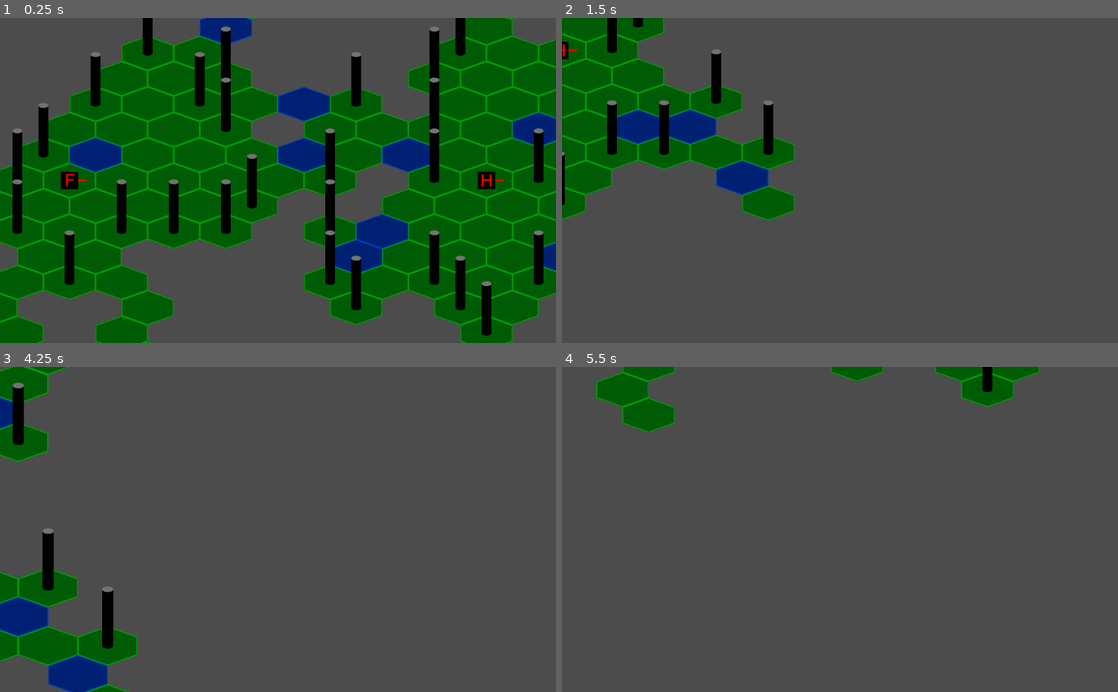
Above: before the commit, frames 1-4 (two rows, left to right).
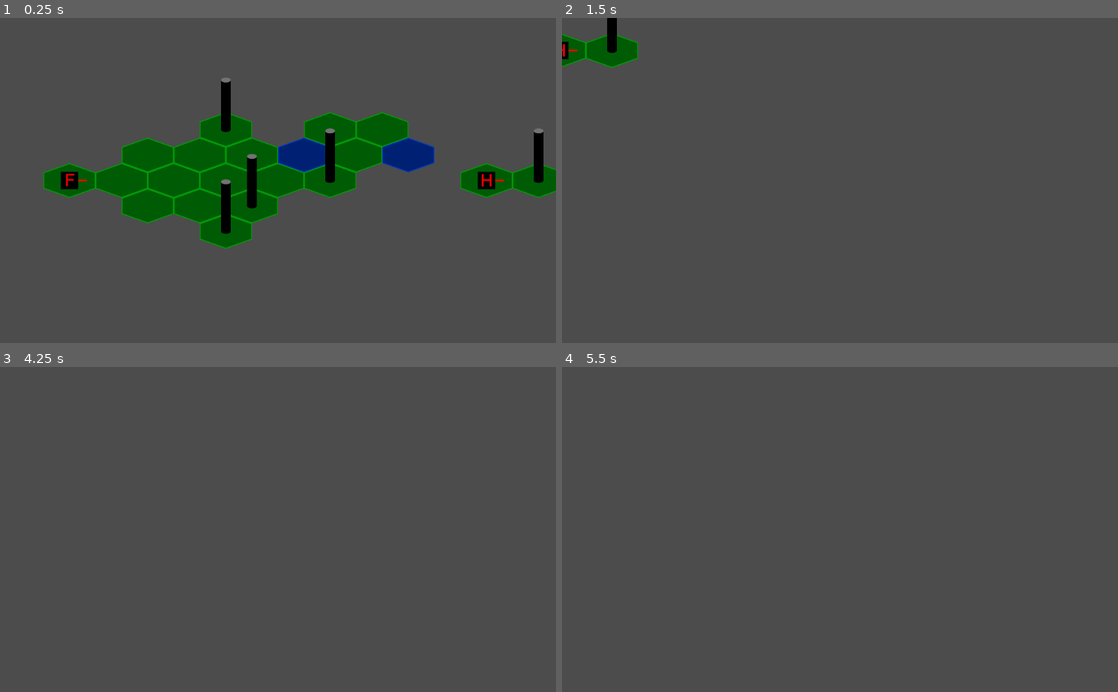
Above: after the commit, the same moments.

Repository: fat-beaver/hedgehog
Game: Godot game, scene res://battle.tscn
Two runs of this game, one before a commit and one after it. Both use one fixed random seed, a clock stepped at 60 frames per second and the inputs below.
Inputs (mouse positions are in pixels of both pictures, inside the frame that each line leads up to):
- Up to frame 1 (0.25 s): no input
- Up to frame 2 (1.5 s): tap Enter at 0.5 s; move the mouse to (962, 164) at 0.52 s; hold Right (move_right) 0.53-1.28 s; tap C (change_critter) at 0.6 s; move the mouse to (728, 196) at 1.27 s; hold Down (move_down) from 1.28 s (still down); tap Backspace (end_turn) at 1.35 s
- Up to frame 3 (4.25 s): move the mouse to (333, 458) at 2.02 s; release Down (move_down) at 2.03 s; hold Right (move_right) 2.03-2.78 s; click (333, 458) at 2.1 s; tap Space at 2.75 s; move the mouse to (250, 594) at 2.77 s; hold Up (move_up) 2.78-3.53 s; right-click (250, 594) at 2.85 s; tap Enter at 3.5 s; move the mouse to (444, 578) at 3.52 s; hold Left (move_left) from 3.53 s (still down); tap Mouse wheel up (zoom_in) at 3.6 s
- Up to frame 4 (5.5 s): move the mouse to (673, 480) at 4.27 s; tap Mouse wheel down (zoom_out) at 4.35 s; move the mouse to (867, 529) at 5.02 s; release Left (move_left) at 5.03 s; hold Down (move_down) from 5.03 s (still down); tap C (change_critter) at 5.1 s

The runs differ from the first frame. In frame 1, 51% of the frame differs, in the area x 0-100%, y 0-100%; in frame 2, 13%; in frame 3, 7.8%; in frame 4, 3.4%.
Error in both runs: Invalid type in function 'set_path' in base 'Node2D (HexPath.gd)'. Cannot convert argument 1 from Nil to Array. (res://Battle.gd:85)

Commit message:
Implemented facing for critters properly, so they can only see tiles they are facing

Diff:
--- a/Battle.gd
+++ b/Battle.gd
@@ -130,11 +130,16 @@
 	for hex in map.get_hexes_array():
 		if map.find_hex_distance(critter.get_location(), hex) == critter.get_view_range():
 			var distance: Vector2 = hex.get_centre_point() - critter.get_location().get_centre_point()
-			for i in range(critter.get_view_range()):
-				#need to adjust for the fact that hex axial(0,0) does not have the centre point point(0,0)
-				var point_to_check = (distance * (i + 1) / critter.get_view_range()) + critter.get_location().get_centre_point() - map.get_hex_at_coords(Vector2(0, 0)).get_centre_point()
-				var hex_to_check = map.get_hex_at_point(point_to_check)
-				visible_tiles.append(hex_to_check)
-				if hex_to_check.get_terrain_type() == 3:
-					break
+			#check if the first hex to check is the hex the critter is facing
+			var first_point_check = (distance / critter.get_view_range()) + critter.get_location().get_centre_point() - map.get_hex_at_coords(Vector2(0, 0)).get_centre_point()
+			var first_hex_check = map.get_hex_at_point(first_point_check)
+			if critter.get_direction() == first_hex_check.get_coords() - critter.get_location().get_coords():
+				for i in range(critter.get_view_range()):
+					#need to adjust for the fact that hex axial(0,0) does not have the centre point point(0,0)
+					var point_to_check = (distance * (i + 1) / critter.get_view_range()) + critter.get_location().get_centre_point() - map.get_hex_at_coords(Vector2(0, 0)).get_centre_point()
+					var hex_to_check = map.get_hex_at_point(point_to_check)
+					if !visible_tiles.has(hex_to_check):
+						visible_tiles.append(hex_to_check)
+					if hex_to_check.get_terrain_type() == 3:
+						break
 	return visible_tiles
